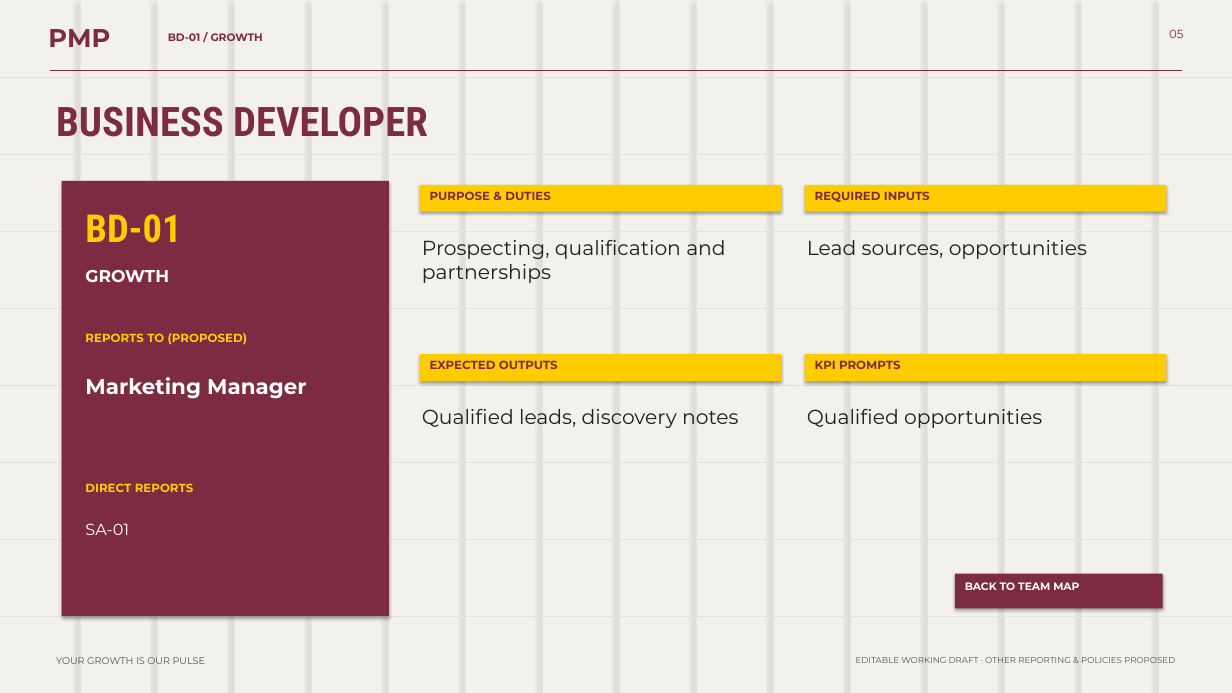
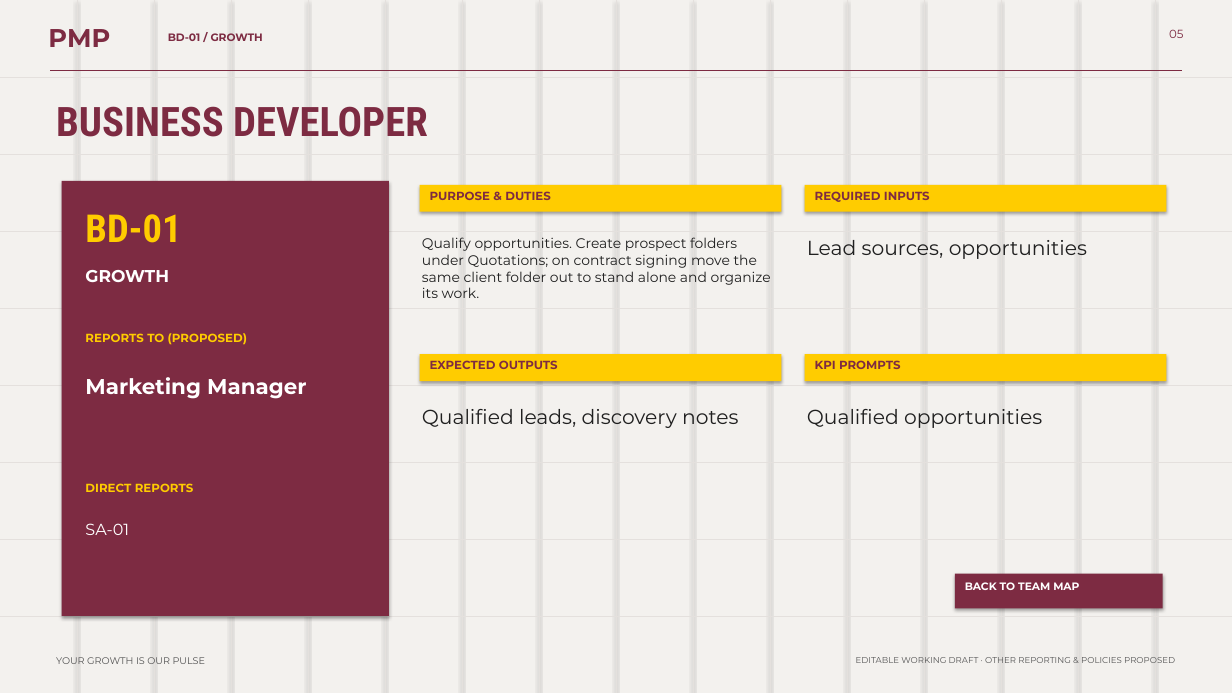
Before and after one commit to bassmasherif888-maker/PMP-Growth-Agency-, a slide deck: slide 5 of presentations/PMP-Growth-OS-Editable.pptx. Drawn at 1232x693 pixels with LibreOffice and Linux fonts; fonts in the diff are those of the drawing. Boxes give left, top, right and bottom in pixels: in the first picture for what was removed or moved away, otherwise in the second. Text is boxed around its words. In the diff, an @@ line names an element or a change of style, - is before the commit and + after.

```diff
--- a/presentations/PMP-Growth-OS-Editable.pptx
+++ b/presentations/PMP-Growth-OS-Editable.pptx
@@ text at [422, 237, 771, 298]: text changed; size 19 to 13 pt @@
-Prospecting, qualification and partnerships
+Qualify opportunities. Create prospect folders under Quotations; on contract signing move the same client folder out to stand alone and organize its work.
```
Also in this commit, not shown: 2 other slides changed, 12 other files.
